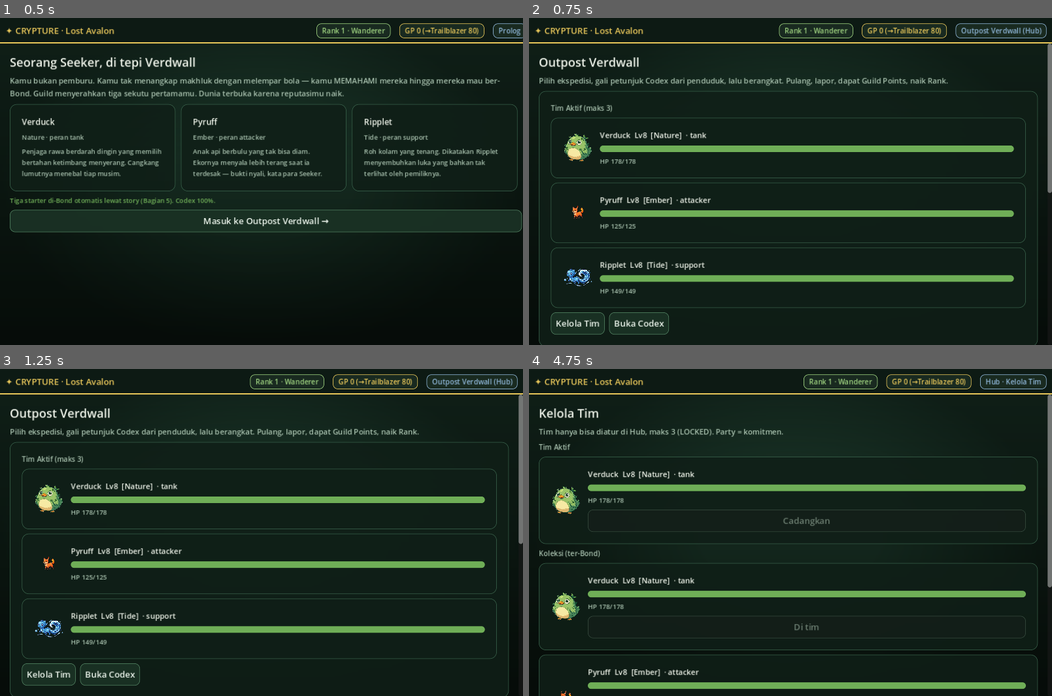
Above: before the commit, frames 1-4 (two rows, left to right).
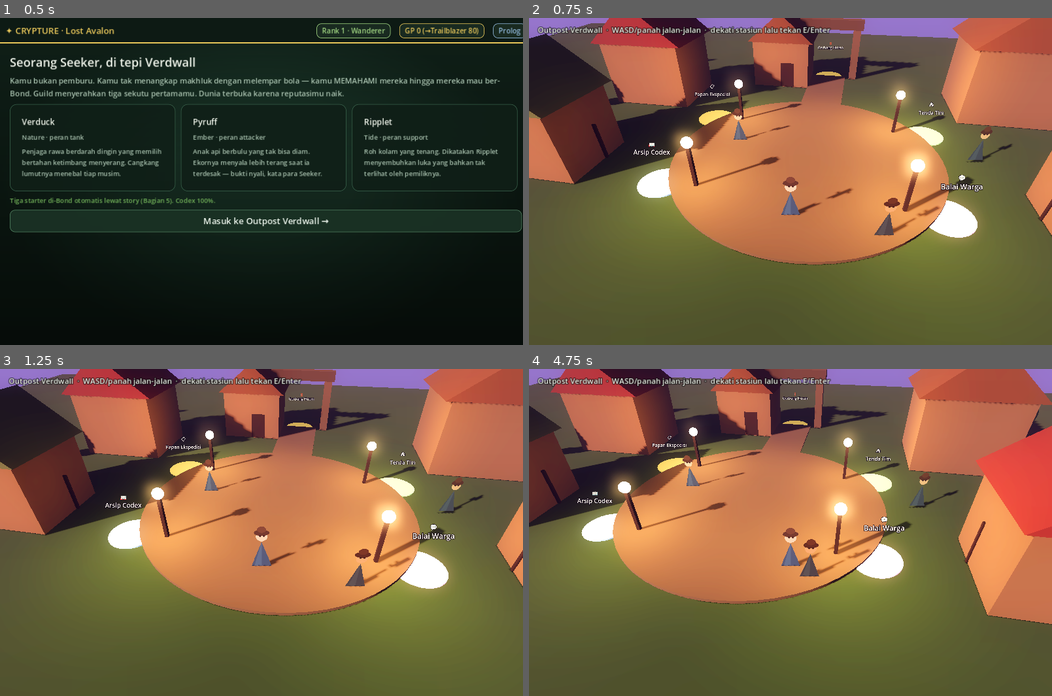
Above: after the commit, the same moments.

Repository: Yuukong-JP/crypture-la
Game: Godot game, scene res://scenes/Main.tscn
The game is run twice, just before and just after one commit, with the same random seed, the same clock (stepped at 60 frames per second) and the same inputs.
Inputs (mouse positions are in pixels of both pictures, inside the frame that each line leads up to):
- Up to frame 1 (0.5 s): no input
- Up to frame 2 (0.75 s): click "Masuk ke Outpost Verdwall →" at 0.5 s
- Up to frame 3 (1.25 s): no input
- Up to frame 4 (4.75 s): click (576, 673) at 1.25 s, where only the run before the commit has a clickable "Kelola Tim"; click (806, 519) at 2 s, where only the run before the commit has a clickable "Cadangkan"; click (806, 610) at 2.75 s, where only the run before the commit has a clickable "Cadangkan"; click (806, 627) at 3.5 s, where only the run before the commit has a clickable "Masukkan tim"; tap Enter at 4.25, 4.55 s; move the mouse to (905, 516) at 4.27 s; hold D from 4.28 s (still down); tap E at 4.35 s; click (905, 516) at 4.42 s; tap Space at 4.52 s

Frame 1 is identical in both runs. In frame 2, 96% of the frame differs, in the area x 0-100%, y 0-100%; in frame 3, 96%; in frame 4, 98%.

Commit message:
Hub jadi KOTA 3D yang bisa dijelajahi (vibe gathering hub Monster Hunter)
- HubTown3D.gd/.tscn: Outpost Verdwall sebagai kota 3D. Seeker jalan
  (WASD), dekati stasiun lalu tekan E/Enter:
  📋 Papan Ekspedisi · ⛺ Tenda Tim · 📖 Arsip Codex · 💬 Balai Warga ·
  🚪 Gerbang Hutan (berangkat). Visual: plaza, rumah (Box+Prism atap),
  lentera berkedip (OmniLight), gerbang, warga kota. Posisi pemain
  disimpan/dipulihkan lintas buka menu.
- Main.show_hub() kini meluncurkan kota 3D (bukan menu 2D tunggal);
  sinyal station(kind) -> buka panel 2D terkait / show_zone utk depart.
  Konten hub lama dipecah jadi show_board() & show_talk().

Co-Authored-By: Claude Opus 4.8 <noreply@anthropic.com>
Claude-Session: https://claude.ai/code/session_017cryWmWmrTAiDsFJSU2XSh

Diff:
--- /dev/null
+++ b/godot/scenes/HubTown3D.gd
@@ -0,0 +1,269 @@
+# HubTown3D.gd — Hub sebagai KOTA 3D yang bisa dijelajahi (vibe gathering hub Monster Hunter).
+# Seeker jalan (WASD) di Outpost Verdwall; dekati "stasiun" lalu tekan E/Enter untuk membuka:
+#   📋 Papan Ekspedisi · ⛺ Tenda Tim · 📖 Arsip Codex · 💬 Balai Warga · 🚪 Gerbang Hutan (berangkat).
+# Memberi sinyal ke Main; posisi pemain bisa disimpan/dipulihkan (state) lintas menu.
+extends Node3D
+
+signal station(kind)        # kind: "board" | "team" | "codex" | "talk" | "depart"
+
+const MOVE_SPEED := 5.5
+const NEAR := 1.7
+
+var player: Sprite3D
+var cam: Camera3D
+var stations: Array = []     # {kind, name, pos, label}
+var _near = null             # stasiun terdekat dalam jangkauan
+var hud_msg: Label
+var prompt: Label
+var _lanterns: Array = []
+var _player_base_y := 1.0
+var _state_player := Vector3(0, 0, 6)
+
+func _ready() -> void:
+	_build_town()
+	_build_hud()
+
+# ---------------- dunia ----------------
+func _build_town() -> void:
+	var env := Environment.new()
+	env.background_mode = Environment.BG_COLOR
+	env.background_color = Color("#1a1622")            # langit senja keunguan
+	env.ambient_light_source = Environment.AMBIENT_SOURCE_COLOR
+	env.ambient_light_color = Color("#6b5f72"); env.ambient_light_energy = 0.7
+	env.fog_enabled = true; env.fog_light_color = Color("#3a2f42"); env.fog_density = 0.03
+	env.glow_enabled = true; env.glow_intensity = 0.7; env.glow_bloom = 0.25
+	env.tonemap_mode = Environment.TONE_MAPPER_ACES
+	env.adjustment_enabled = true; env.adjustment_contrast = 1.08; env.adjustment_saturation = 1.16
+	var we := WorldEnvironment.new(); we.environment = env; add_child(we)
+
+	var sun := DirectionalLight3D.new()        # cahaya senja hangat dari samping
+	sun.rotation_degrees = Vector3(-28, -48, 0); sun.light_energy = 0.9
+	sun.light_color = Color("#ffcaa0"); sun.shadow_enabled = true; add_child(sun)
+
+	# tanah rumput + jalan setapak + plaza batu
+	var ground := MeshInstance3D.new()
+	var pm := PlaneMesh.new(); pm.size = Vector2(60, 46); ground.mesh = pm
+	var gm := StandardMaterial3D.new(); gm.albedo_color = Color("#37532f"); ground.material_override = gm
+	ground.position.y = -0.02; add_child(ground)
+	_disc(Vector3(0, 0, 2), 6.0, Color("#6a5b46"), 0.12)        # plaza
+	_path(Vector3(0, 0, 2), Vector3(0, 0, -9), 2.4)            # jalan ke gerbang
+
+	# rumah-rumah di pinggir kota (dinding + atap pelana + pintu)
+	_house(Vector3(-10, 0, -4), Vector2(4.5, 3.4), Color("#8a6b4a"), Color("#7a3b32"))
+	_house(Vector3(10, 0, -5), Vector2(5.0, 3.8), Color("#7d6447"), Color("#6f4a2e"))
+	_house(Vector3(-11, 0, 4), Vector2(4.0, 3.0), Color("#8a6b4a"), Color("#5d6e44"))
+	_house(Vector3(11, 0, 5), Vector2(4.5, 3.2), Color("#7d6447"), Color("#7a3b32"))
+	_house(Vector3(-3, 0, -8), Vector2(3.6, 2.8), Color("#86694a"), Color("#6f4a2e"))
+
+	# pepohonan di sudut sebagai pembatas
+	var tree_tex: Texture2D = load("res://assets/world/tree.png")
+	for s in [Vector2(-14, -8), Vector2(14, -8), Vector2(-15, 8), Vector2(15, 8), Vector2(-15, 0), Vector2(15, 1)]:
+		_billboard(tree_tex, Vector3(s.x, 0, s.y), 3.6)
+
+	# lentera di sekitar plaza (cahaya hangat berkedip)
+	for s in [Vector2(-4, -1), Vector2(4, -1), Vector2(-4, 5), Vector2(4, 5)]:
+		_lantern(Vector3(s.x, 0, s.y))
+
+	# stasiun interaksi
+	_add_station("board", "📋", "Papan Ekspedisi", Vector3(-5.5, 0, -1), Color("#e7c659"))
+	_add_station("team", "⛺", "Tenda Tim", Vector3(5.5, 0, -1), Color("#9ed27f"))
+	_add_station("codex", "📖", "Arsip Codex", Vector3(-5.5, 0, 5), Color("#8fb6d8"))
+	_add_station("talk", "💬", "Balai Warga", Vector3(5.5, 0, 5), Color("#e0a0c0"))
+	_gate(Vector3(0, 0, -9))    # gerbang = stasiun "depart"
+
+	# warga kota (figur diam, sekadar menghidupkan) — pakai sprite seeker dimodulasi
+	var seeker_tex: Texture2D = load("res://assets/world/seeker.png")
+	for item in [[Vector3(-3.4, 0, 1.2), Color("#cfd6e0")], [Vector3(3.2, 0, 6.4), Color("#d8c2a0")],
+				 [Vector3(7.4, 0, 1.0), Color("#c0d0b0")]]:
+		var npc := _billboard(seeker_tex, item[0], 1.9)
+		npc.modulate = item[1]
+
+	player = _billboard(load("res://assets/world/seeker.png"), Vector3(0, 0, 6), 2.0)
+	_player_base_y = player.position.y
+	_state_player = player.position
+
+	cam = Camera3D.new(); cam.fov = 55; add_child(cam); cam.make_current()
+	_update_cam()
+
+func _disc(pos: Vector3, radius: float, col: Color, h := 0.1) -> void:
+	var mi := MeshInstance3D.new()
+	var cyl := CylinderMesh.new(); cyl.top_radius = radius; cyl.bottom_radius = radius; cyl.height = h
+	mi.mesh = cyl
+	var m := StandardMaterial3D.new(); m.albedo_color = col
+	mi.material_override = m; mi.position = pos + Vector3(0, h * 0.5, 0); add_child(mi)
+
+func _path(a: Vector3, b: Vector3, w: float) -> void:
+	var mi := MeshInstance3D.new()
+	var bm := BoxMesh.new()
+	var len := a.distance_to(b)
+	bm.size = Vector3(w, 0.08, len); mi.mesh = bm
+	var m := StandardMaterial3D.new(); m.albedo_color = Color("#6a5b46"); mi.material_override = m
+	mi.position = (a + b) * 0.5 + Vector3(0, 0.04, 0); add_child(mi)
+
+func _house(pos: Vector3, size: Vector2, wall: Color, roof: Color) -> void:
+	var wh := size.y
+	# dinding
+	var wall_mi := MeshInstance3D.new()
+	var wbm := BoxMesh.new(); wbm.size = Vector3(size.x, wh, size.x * 0.85); wall_mi.mesh = wbm
+	var wm := StandardMaterial3D.new(); wm.albedo_color = wall; wall_mi.material_override = wm
+	wall_mi.position = pos + Vector3(0, wh * 0.5, 0); wall_mi.cast_shadow = GeometryInstance3D.SHADOW_CASTING_SETTING_ON
+	add_child(wall_mi)
+	# atap pelana (prisma segitiga)
+	var roof_mi := MeshInstance3D.new()
+	var pr := PrismMesh.new(); pr.size = Vector3(size.x * 1.16, wh * 0.6, size.x * 0.95); roof_mi.mesh = pr
+	var rm := StandardMaterial3D.new(); rm.albedo_color = roof; roof_mi.material_override = rm
+	roof_mi.position = pos + Vector3(0, wh + wh * 0.3, 0); roof_mi.cast_shadow = GeometryInstance3D.SHADOW_CASTING_SETTING_ON
+	add_child(roof_mi)
+	# pintu menghadap plaza (ke +z bila rumah di utara, dll — sederhana: hadap pusat)
+	var door := MeshInstance3D.new()
+	var dbm := BoxMesh.new(); dbm.size = Vector3(0.9, wh * 0.55, 0.1); door.mesh = dbm
+	var dm := StandardMaterial3D.new(); dm.albedo_color = Color("#2e2118"); door.material_override = dm
+	var face := (Vector3(0, 0, 2) - pos).normalized()
+	door.position = pos + Vector3(0, wh * 0.28, 0) + face * (size.x * 0.43)
+	add_child(door)
+
+func _lantern(pos: Vector3) -> void:
+	var post := MeshInstance3D.new()
+	var pbm := BoxMesh.new(); pbm.size = Vector3(0.14, 2.0, 0.14); post.mesh = pbm
+	var pmat := StandardMaterial3D.new(); pmat.albedo_color = Color("#3a2c20"); post.material_override = pmat
+	post.position = pos + Vector3(0, 1.0, 0); add_child(post)
+	var bulb := MeshInstance3D.new()
+	var sm := SphereMesh.new(); sm.radius = 0.22; sm.height = 0.44; bulb.mesh = sm
+	var bmat := StandardMaterial3D.new()
+	bmat.albedo_color = Color("#ffd98a"); bmat.emission_enabled = true
+	bmat.emission = Color("#ffcf73"); bmat.emission_energy_multiplier = 2.2
+	bulb.material_override = bmat; bulb.position = pos + Vector3(0, 2.05, 0); add_child(bulb)
+	var light := OmniLight3D.new()
+	light.light_color = Color("#ffc77a"); light.light_energy = 2.4; light.omni_range = 7.0
+	light.position = pos + Vector3(0, 2.05, 0); add_child(light)
+	_lanterns.append({"light": light, "phase": randf() * TAU})
+
+func _gate(pos: Vector3) -> void:
+	# dua pilar + palang atas, lalu label gerbang
+	for dx in [-1.7, 1.7]:
+		var pil := MeshInstance3D.new()
+		var bm := BoxMesh.new(); bm.size = Vector3(0.5, 3.4, 0.5); pil.mesh = bm
+		var m := StandardMaterial3D.new(); m.albedo_color = Color("#6f5a40"); pil.material_override = m
+		pil.position = pos + Vector3(dx, 1.7, 0); pil.cast_shadow = GeometryInstance3D.SHADOW_CASTING_SETTING_ON
+		add_child(pil)
+	var lintel := MeshInstance3D.new()
+	var lbm := BoxMesh.new(); lbm.size = Vector3(4.2, 0.6, 0.6); lintel.mesh = lbm
+	var lm := StandardMaterial3D.new(); lm.albedo_color = Color("#5a4730"); lintel.material_override = lm
+	lintel.position = pos + Vector3(0, 3.5, 0); add_child(lintel)
+	_add_station("depart", "🚪", "Gerbang Hutan", pos, Color("#e7c659"), 2.0)
+
+func _add_station(kind: String, icon: String, name: String, pos: Vector3, color: Color, label_y := 1.5) -> void:
+	# cincin penanda di tanah
+	var ring := MeshInstance3D.new()
+	var cyl := CylinderMesh.new(); cyl.top_radius = 0.95; cyl.bottom_radius = 0.95; cyl.height = 0.05
+	ring.mesh = cyl
+	var rm := StandardMaterial3D.new()
+	rm.albedo_color = color; rm.emission_enabled = true; rm.emission = color; rm.emission_energy_multiplier = 0.8
+	ring.material_override = rm; ring.position = pos + Vector3(0, 0.03, 0); add_child(ring)
+	# label ikon + nama
+	var l := Label3D.new()
+	l.text = "%s\n%s" % [icon, name]
+	l.billboard = BaseMaterial3D.BILLBOARD_ENABLED
+	l.font_size = 48; l.outline_size = 14; l.modulate = Color("#f4ecd8")
+	l.position = pos + Vector3(0, label_y, 0); add_child(l)
+	stations.append({"kind": kind, "name": name, "pos": pos, "label": l, "base_y": label_y})
+
+func _billboard(tex: Texture2D, pos: Vector3, height: float) -> Sprite3D:
+	var s := Sprite3D.new()
+	s.texture = tex
+	s.billboard = BaseMaterial3D.BILLBOARD_FIXED_Y
+	s.alpha_cut = SpriteBase3D.ALPHA_CUT_DISCARD
+	s.shaded = true
+	s.pixel_size = height / float(tex.get_height())
+	s.position = pos + Vector3(0, height * 0.5, 0)
+	s.cast_shadow = GeometryInstance3D.SHADOW_CASTING_SETTING_ON
+	add_child(s)
+	return s
+
+func _update_cam() -> void:
+	var p := player.position
+	cam.position = p + Vector3(1.5, 6.8, 8.0)
+	cam.look_at(p + Vector3(0, 0.6, 0), Vector3.UP)
+
+# ---------------- HUD ----------------
+func _build_hud() -> void:
+	var layer := CanvasLayer.new(); add_child(layer)
+	var root := Control.new()
+	root.set_anchors_and_offsets_preset(Control.PRESET_FULL_RECT)
+	root.mouse_filter = Control.MOUSE_FILTER_IGNORE
+	layer.add_child(root)
+	hud_msg = Label.new()
+	hud_msg.text = "Outpost Verdwall  ·  WASD/panah jalan-jalan  ·  dekati stasiun lalu tekan E/Enter"
+	hud_msg.add_theme_font_size_override("font_size", 14)
+	hud_msg.add_theme_color_override("font_color", Color("#eef3e9"))
+	hud_msg.add_theme_constant_override("outline_size", 5)
+	hud_msg.add_theme_color_override("font_outline_color", Color(0, 0, 0, 0.7))
+	hud_msg.position = Vector2(16, 12)
+	root.add_child(hud_msg)
+	# prompt interaksi (tengah-bawah)
+	prompt = Label.new()
+	prompt.add_theme_font_size_override("font_size", 20)
+	prompt.add_theme_color_override("font_color", Color("#ffe9a8"))
+	prompt.add_theme_constant_override("outline_size", 7)
+	prompt.add_theme_color_override("font_outline_color", Color(0, 0, 0, 0.85))
+	prompt.horizontal_alignment = HORIZONTAL_ALIGNMENT_CENTER
+	prompt.set_anchors_and_offsets_preset(Control.PRESET_CENTER_BOTTOM)
+	prompt.position = Vector2(prompt.position.x, prompt.position.y - 70)
+	prompt.visible = false
+	root.add_child(prompt)
+
+# ---------------- loop ----------------
+func _process(delta: float) -> void:
+	if player == null:
+		return
+	var dir := Vector3.ZERO
+	if Input.is_key_pressed(KEY_W) or Input.is_key_pressed(KEY_UP): dir.z -= 1
+	if Input.is_key_pressed(KEY_S) or Input.is_key_pressed(KEY_DOWN): dir.z += 1
+	if Input.is_key_pressed(KEY_A) or Input.is_key_pressed(KEY_LEFT): dir.x -= 1
+	if Input.is_key_pressed(KEY_D) or Input.is_key_pressed(KEY_RIGHT): dir.x += 1
+	if dir != Vector3.ZERO:
+		var np: Vector3 = player.position + dir.normalized() * MOVE_SPEED * delta
+		np.x = clampf(np.x, -12, 12); np.z = clampf(np.z, -7.5, 8)
+		player.position = Vector3(np.x, _player_base_y, np.z)
+		_state_player = player.position
+		_update_cam()
+	_check_near()
+	_animate(delta)
+
+func _animate(delta: float) -> void:
+	var t := Time.get_ticks_msec() / 1000.0
+	player.position.y = _player_base_y + sin(t * 3.0) * 0.05
+	for s in stations:
+		s["label"].position.y = s["base_y"] + sin(t * 2.0 + s["pos"].x) * 0.12
+	for lan in _lanterns:
+		lan["light"].light_energy = 2.2 + sin(t * 6.0 + lan["phase"]) * 0.5   # kedip lentera
+
+func _check_near() -> void:
+	var pp := Vector2(player.position.x, player.position.z)
+	var best = null; var bestd := NEAR
+	for s in stations:
+		var d: float = pp.distance_to(Vector2(s["pos"].x, s["pos"].z))
+		if d < bestd:
+			bestd = d; best = s
+	_near = best
+	if _near != null:
+		prompt.text = "[ E ]  %s" % _near["name"]
+		prompt.visible = true
+	else:
+		prompt.visible = false
+
+func _input(event: InputEvent) -> void:
+	if _near == null:
+		return
+	if event is InputEventKey and event.pressed and not event.echo:
+		if event.keycode in [KEY_E, KEY_ENTER, KEY_KP_ENTER, KEY_SPACE]:
+			station.emit(_near["kind"])
+
+# ---------------- state ----------------
+func get_state() -> Dictionary:
+	return {"player": _state_player}
+
+func apply_state(st: Dictionary) -> void:
+	if st.is_empty(): return
+	if st.has("player") and player != null:
+		player.position = st["player"]; _state_player = st["player"]; _update_cam()
--- /dev/null
+++ b/godot/scenes/HubTown3D.tscn
@@ -0,0 +1,6 @@
+[gd_scene load_steps=2 format=3]
+
+[ext_resource type="Script" path="res://scenes/HubTown3D.gd" id="1"]
+
+[node name="HubTown3D" type="Node3D"]
+script = ExtResource("1")
--- a/godot/scenes/Main.gd
+++ b/godot/scenes/Main.gd
@@ -4,6 +4,7 @@
 
 const ExploreZone3DScene := preload("res://scenes/ExploreZone3D.tscn")
 const BattlePlay3DScene := preload("res://scenes/BattlePlay3D.tscn")
+const HubTown3DScene := preload("res://scenes/HubTown3D.tscn")
 
 var top_rank: Label
 var top_gp: Label
@@ -16,6 +17,8 @@
 var _rootui: VBoxContainer
 var _battle3d         # scene BattlePlay3D aktif
 var _explore          # scene ExploreZone3D aktif
+var _hub              # scene HubTown3D aktif (kota)
+var _hub_state := {}  # posisi pemain di kota (terjaga lintas buka menu)
 var _explore_state := {}  # posisi pemain + musuh terkalahkan + lore terpakai (lintas battle)
 var _fighting_sid := -1   # sid creature yg sedang ditempur
 var _fx_rect: ColorRect   # overlay layar-penuh utk transisi (flash putih masuk battle)
@@ -214,29 +217,47 @@
 	v.add_child(_button("Masuk ke Outpost Verdwall →", show_hub))
 	_set_body(v)
 
-# ---------- HUB ----------
+# ---------- HUB = KOTA 3D (vibe gathering hub Monster Hunter) ----------
+# Outpost Verdwall jadi kota yang bisa dijelajahi; stasiun membuka panel 2D (board/tim/codex/balai).
 func show_hub() -> void:
-	_set_loc("Outpost Verdwall (Hub)")
+	_set_loc("Outpost Verdwall (Kota)")
+	_dispose_explore()
+	_dispose_hub()
+	_show_ui(false)
+	_spawn_hub()
+
+func _spawn_hub() -> void:
+	_hub = HubTown3DScene.instantiate()
+	_hub.station.connect(_on_hub_station)
+	add_child(_hub)
+	if not _hub_state.is_empty():
+		_hub.apply_state(_hub_state)
+
+func _dispose_hub() -> void:
+	if _hub != null and is_instance_valid(_hub):
+		_hub_state = _hub.get_state()
+		_hub.queue_free()
+	_hub = null
+
+func _on_hub_station(kind: String) -> void:
+	_dispose_hub()
+	if kind == "depart":
+		show_zone(); return
+	_show_ui(true)
+	match kind:
+		"board": show_board()
+		"team": show_team()
+		"codex": show_codex()
+		"talk": show_talk()
+
+# Papan Ekspedisi (2D)
+func show_board() -> void:
+	_set_loc("Kota · Papan Ekspedisi")
 	var st = Core.state
 	var v := _screen()
-	v.add_child(_label("Outpost Verdwall", 22, Color("#eef3e9")))
-	v.add_child(_label("Pilih ekspedisi, gali petunjuk Codex dari penduduk, lalu berangkat. Pulang, lapor, dapat Guild Points, naik Rank.", 14, Color("#a7c0ad")))
-
-	# Tim aktif
-	var team := _screen()
-	team.add_child(_label("Tim Aktif (maks 3)", 13, Color("#a7c0ad")))
-	for p in st.party:
-		team.add_child(_unit_row(p))
-	var teambtns := HBoxContainer.new()
-	teambtns.add_theme_constant_override("separation", 8)
-	teambtns.add_child(_button("Kelola Tim", show_team))
-	teambtns.add_child(_button("Buka Codex", show_codex))
-	team.add_child(teambtns)
-	v.add_child(_panel(team))
-
-	# Papan ekspedisi
+	v.add_child(_label("📋 Papan Ekspedisi", 22, Color("#eef3e9")))
+	v.add_child(_label("Terima kontrak Guild, lalu selesaikan di ekspedisi untuk Guild Points & naik Rank.", 14, Color("#a7c0ad")))
 	var mis := _screen()
-	mis.add_child(_label("Papan Ekspedisi", 13, Color("#a7c0ad")))
 	for m in st.active_missions():
 		mis.add_child(_mission_row(m, true))
 	for m in st.available_missions():
@@ -244,24 +265,24 @@
 	if st.active_missions().is_empty() and st.available_missions().is_empty():
 		mis.add_child(_label("Tidak ada kontrak tersedia.", 12, Color("#a7c0ad")))
 	v.add_child(_panel(mis))
-
-	# Interaksi hub
+	var row := HBoxContainer.new(); row.add_theme_constant_override("separation", 8)
+	row.add_child(_button("← Kembali ke Kota", show_hub))
+	row.add_child(_button("⛺ Berangkat ke Hutan →", show_zone))
+	v.add_child(row)
+	_set_body(v)
+
+# Balai Warga & Arsip (2D) — NPC & buku = sumber lore Codex
+func show_talk() -> void:
+	_set_loc("Kota · Balai Warga")
+	var v := _screen()
+	v.add_child(_label("💬 Balai Warga & Arsip", 22, Color("#eef3e9")))
+	v.add_child(_label("Ngobrol dengan penduduk & periksa buku — mengisi Codex Crypture langka (eksplorasi sosial = progres).", 14, Color("#a7c0ad")))
 	var hubi := _screen()
-	hubi.add_child(_label("Penduduk & Arsip Hub — sumber lore Codex", 13, Color("#a7c0ad")))
-	hubi.add_child(_label("Ngobrol & periksa buku mengisi Codex Crypture langka (eksplorasi sosial = progres mekanis).", 12, Color("#a7c0ad")))
-	var hrow := HBoxContainer.new()
-	hrow.add_theme_constant_override("separation", 8)
 	for it in Core.db.world["hub"]["interactions"]:
 		var icon := "📖 " if it["kind"] == "book" else "💬 "
-		hrow.add_child(_button(icon + it["name"], _on_interact.bind(it)))
-	var hwrap := ScrollContainer.new()
-	hwrap.vertical_scroll_mode = ScrollContainer.SCROLL_MODE_DISABLED
-	hwrap.custom_minimum_size = Vector2(0, 48)
-	hwrap.add_child(hrow)
-	hubi.add_child(hwrap)
+		hubi.add_child(_button(icon + it["name"], _on_interact.bind(it)))
 	v.add_child(_panel(hubi))
-
-	v.add_child(_button("⛺ Berangkat ke Hutan Luar Verdwall →", show_zone))
+	v.add_child(_button("← Kembali ke Kota", show_hub))
 	_set_body(v)
 
 func _mission_row(m: Dictionary, active: bool) -> Control:
@@ -277,7 +298,7 @@
 
 func _on_accept(id: String) -> void:
 	Core.state.accept_mission(id)
-	show_hub()
+	show_board()
 
 func _on_interact(it: Dictionary) -> void:
 	var events = Core.codex.add_lore_from_interaction(it)
@@ -289,7 +310,7 @@
 	else:
 		for e in events:
 			v.add_child(_label("📖 Codex %s +%d%% — %s" % [e["name"], e["amt"], e["detail"]], 13, Color("#6fae57")))
-	v.add_child(_button("Kembali", show_hub))
+	v.add_child(_button("← Kembali ke Balai", show_talk))
 	_set_body(v)
 
 # Node sprite untuk sebuah Crypture; fallback kotak warna-tipe bila belum ada art.
Not shown, added: godot/scenes/HubTown3D.gd.uid
Not shown, changed: HANDOFF.md
